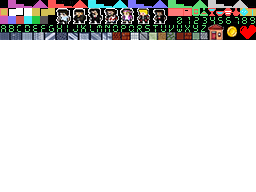
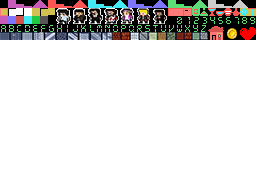
Revision of a layered 256×192 image; what changed, layer by layer:
renamed "Capa 16" to "Capa 17", painted on it over (208, 24, 256, 40)
